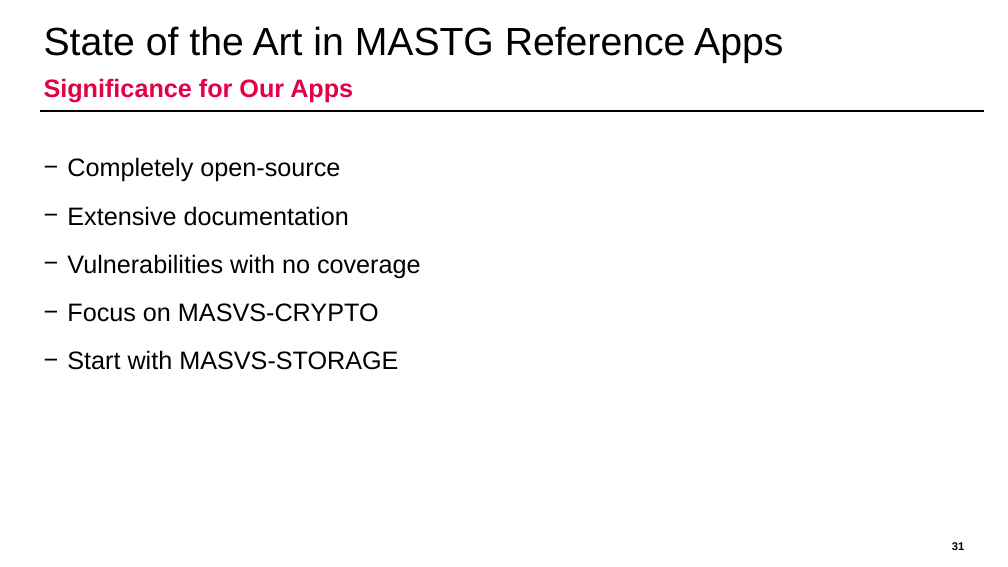
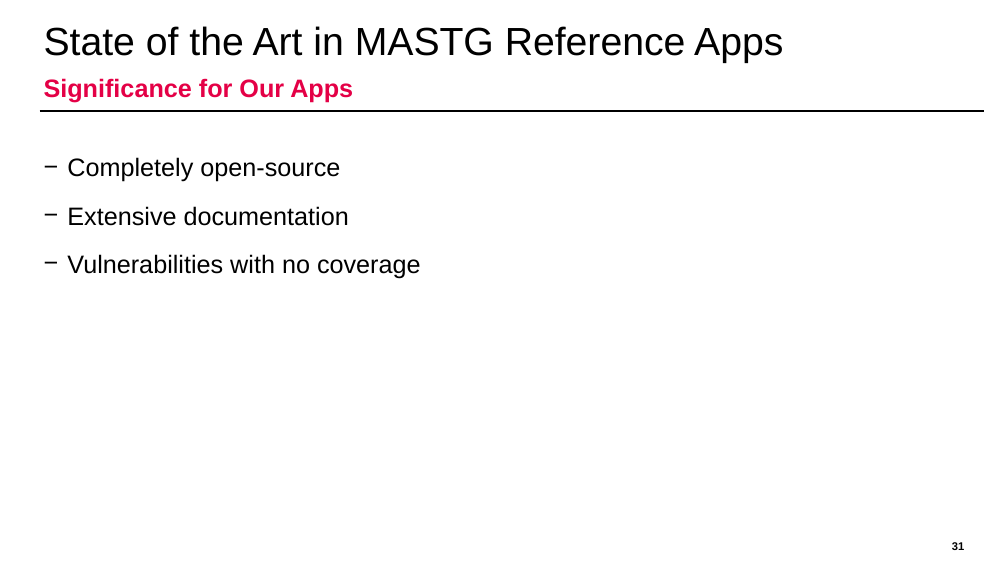
Before and after one commit to domi-cmd/Reference_Application_for_OWASP_MASTG, a slide deck: slide 31 of dev_documents/presentation/ba_thesis_presentation_kronig.pptx. Drawn at 1008x567 pixels with LibreOffice and Linux fonts; fonts in the diff are those of the drawing; background and template pictures are left out. Boxes give left, top, right and bottom in pixels: in the first picture for what was removed or moved away, otherwise in the second. Text is boxed around its words. In the diff, an @@ line names an element or a change of style, - is before the commit and + after.

```diff
--- a/dev_documents/presentation/ba_thesis_presentation_kronig.pptx
+++ b/dev_documents/presentation/ba_thesis_presentation_kronig.pptx
@@ text at bbox=[67, 303, 398, 370]: paragraphs removed @@
-− Focus on MASVS-CRYPTO
-− Start with MASVS-STORAGE
```
Also in this commit, not shown: 3 other slides changed, 1 slide added, 1 slide removed, 1 other file.
